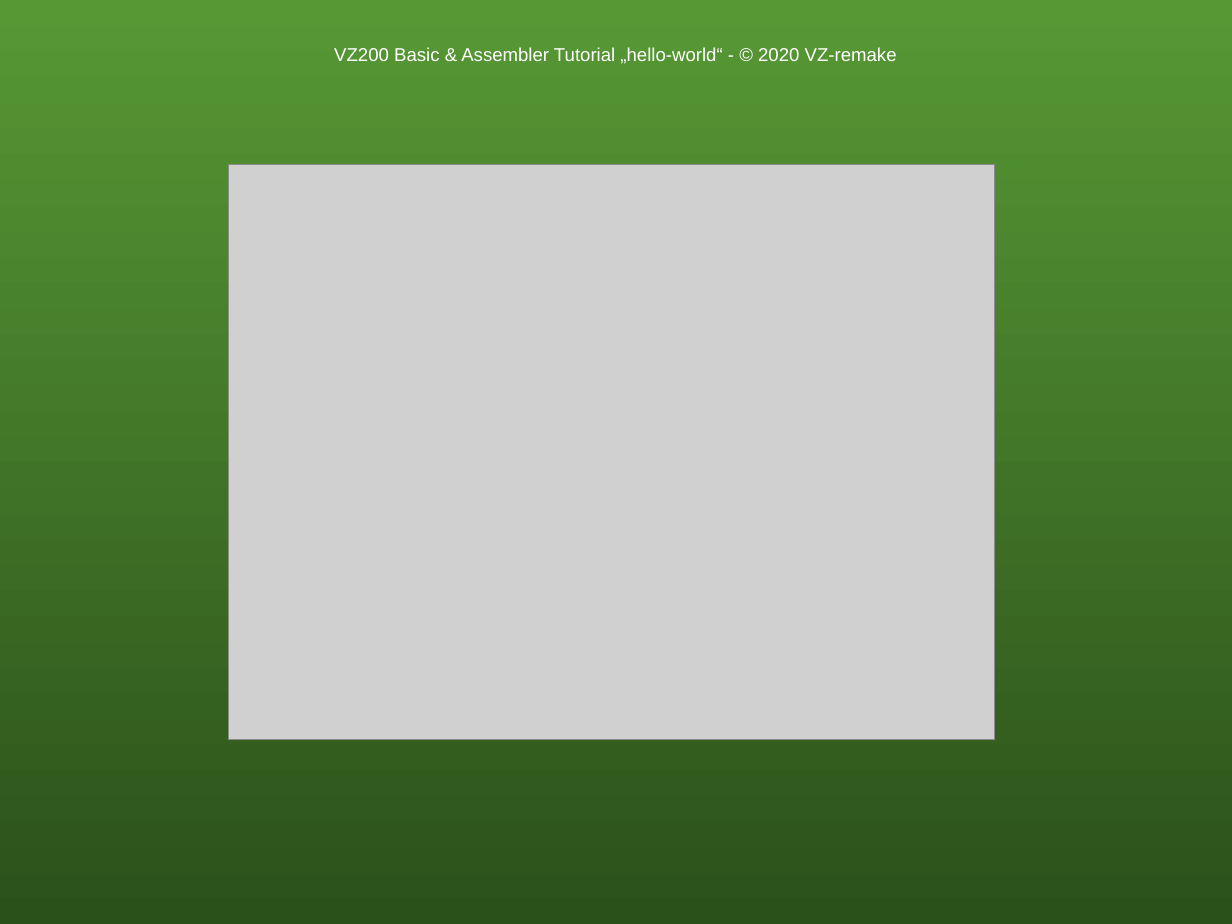
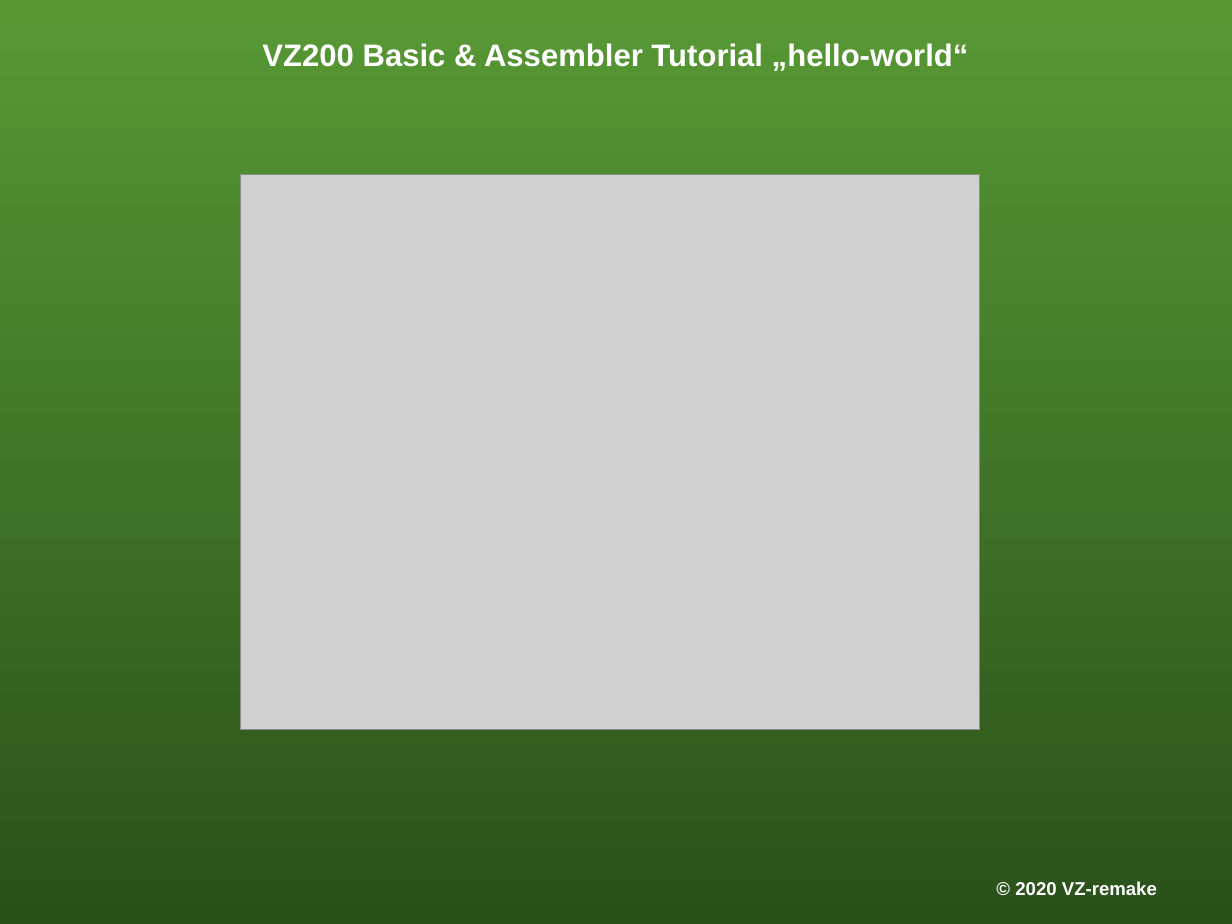
Before and after one commit to cwahlmann/vz200, a slide deck: slide 6 of doc/tutorial/VZ200-tutorial.odp (slide 4 before the commit). Drawn at 1232x924 pixels with LibreOffice and Linux fonts; fonts in the diff are those of the drawing; grey boxes stand for pictures; background and template pictures are left out. Boxes give left, top, right and bottom in pixels: in the first picture for what was removed or moved away, otherwise in the second. Text is boxed around its words. In the diff, an @@ line names an element or a change of style, - is before the commit and + after.

Commit message:
Tutorial: kleines Basic-Programm

```diff
--- a/doc/tutorial/VZ200-tutorial.odp
+++ b/doc/tutorial/VZ200-tutorial.odp
@@ title at (x1=262, y1=43, x2=969, y2=71): text changed; size 12 to 20 pt; bold on @@
-VZ200 Basic & Assembler Tutorial „hello-world“ - © 2020 VZ-remake
+VZ200 Basic & Assembler Tutorial „hello-world“
@@ picture resized from (x1=229, y1=164, x2=995, y2=739) to (x1=240, y1=174, x2=979, y2=730) @@
@@ text added at (x1=1015, y1=881, x2=1157, y2=895), 12 pt, text #FFFFFF, bold @@
+© 2020 VZ-remake
```
Also in this commit, not shown: 8 other slides changed, 3 slides added, 3 other files.
